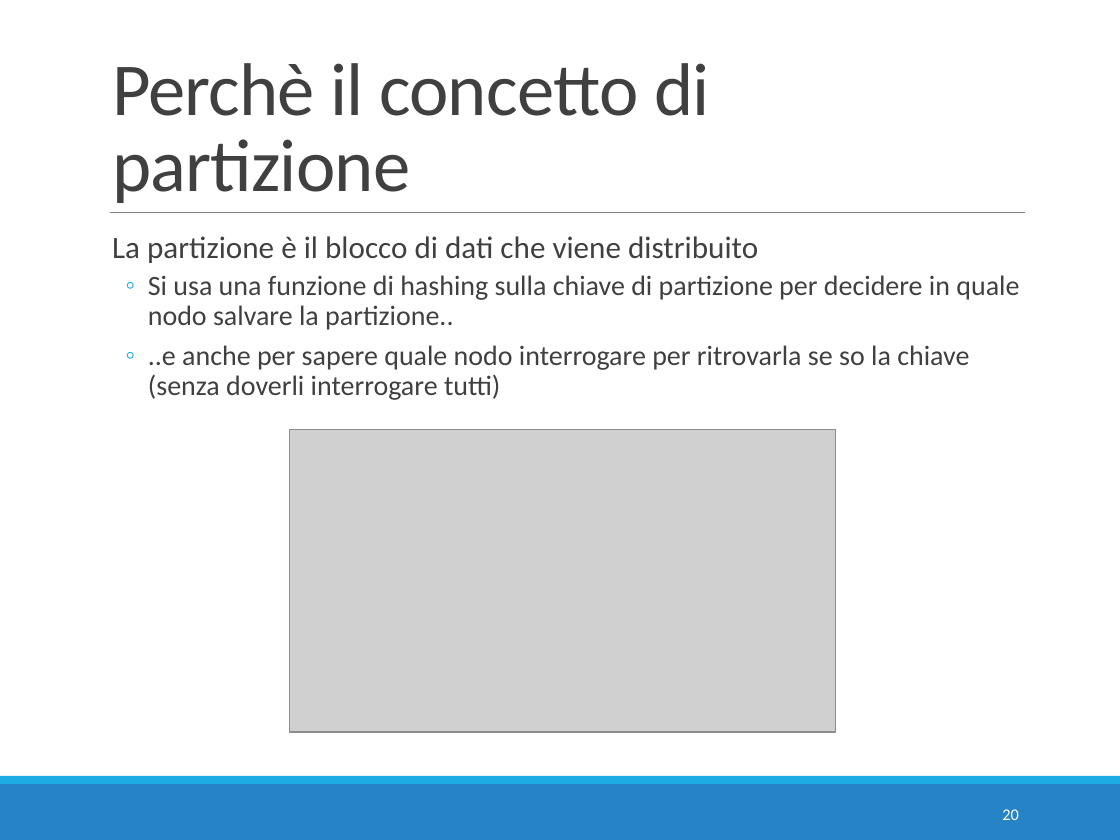
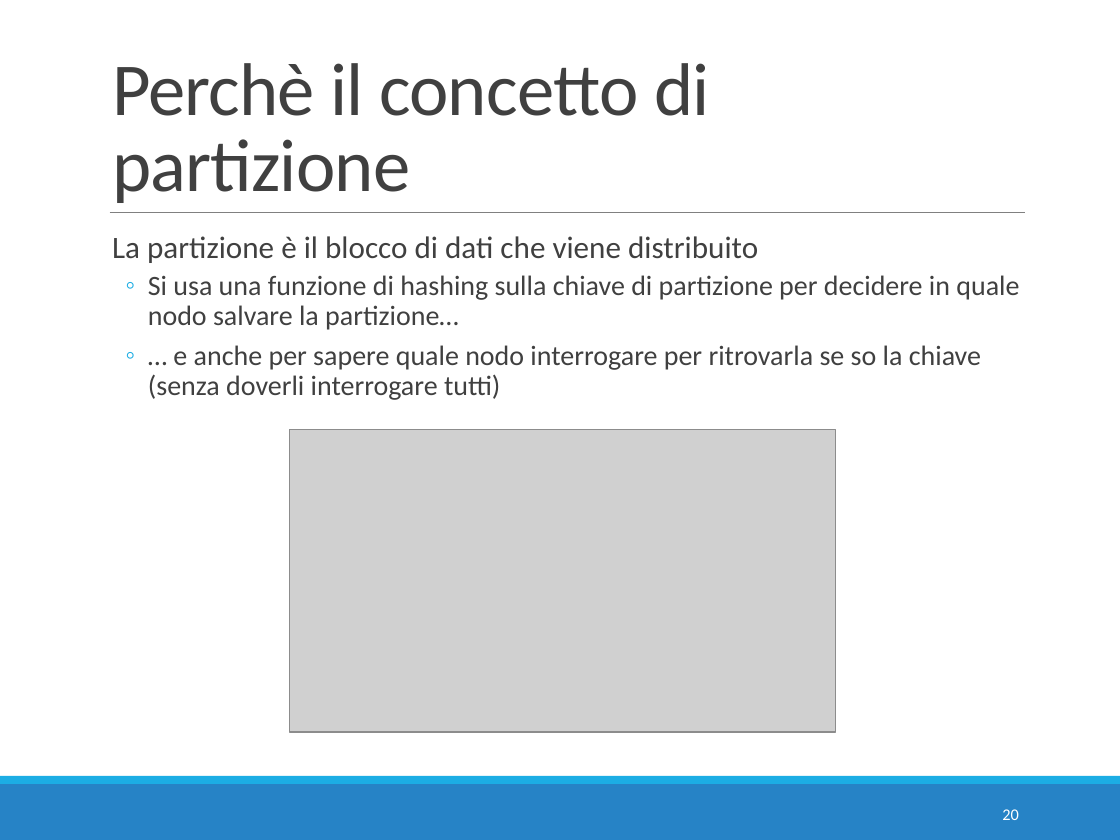
Before and after one commit to w4bo/teaching-nosql, a slide deck: slide 20 of slides/02 - E2 - Cassandra Intro.pptx. Drawn at 1120x840 pixels with LibreOffice and Linux fonts; fonts in the diff are those of the drawing; grey boxes stand for pictures. Boxes give left, top, right and bottom in pixels: in the first picture for what was removed or moved away, otherwise in the second. Text is boxed around its words. In the diff, an @@ line names an element or a change of style, - is before the commit and + after.

Commit message:
fix slides

```diff
--- a/slides/02 - E2 - Cassandra Intro.pptx
+++ b/slides/02 - E2 - Cassandra Intro.pptx
@@ text at [148,275,1019,400]: text changed @@
-  ◦ Si usa una funzione di hashing sulla chiave di partizione per decidere in quale nodo salvare la partizione..
-  ◦ ..e anche per sapere quale nodo interrogare per ritrovarla se so la chiave (senza doverli interrogare tutti)
+  ◦ Si usa una funzione di hashing sulla chiave di partizione per decidere in quale nodo salvare la partizione…
+  ◦ … e anche per sapere quale nodo interrogare per ritrovarla se so la chiave (senza doverli interrogare tutti)
```
Also in this commit, not shown: 2 other slides changed, 2 other files.
